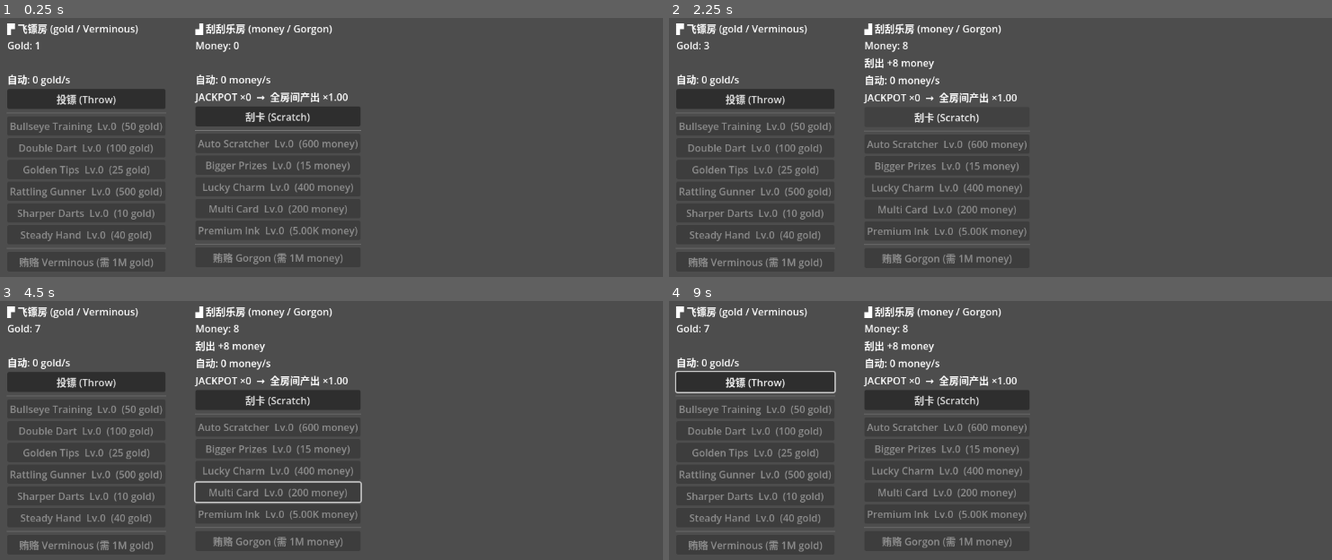
Above: before the commit, frames 1-4 (two rows, left to right).
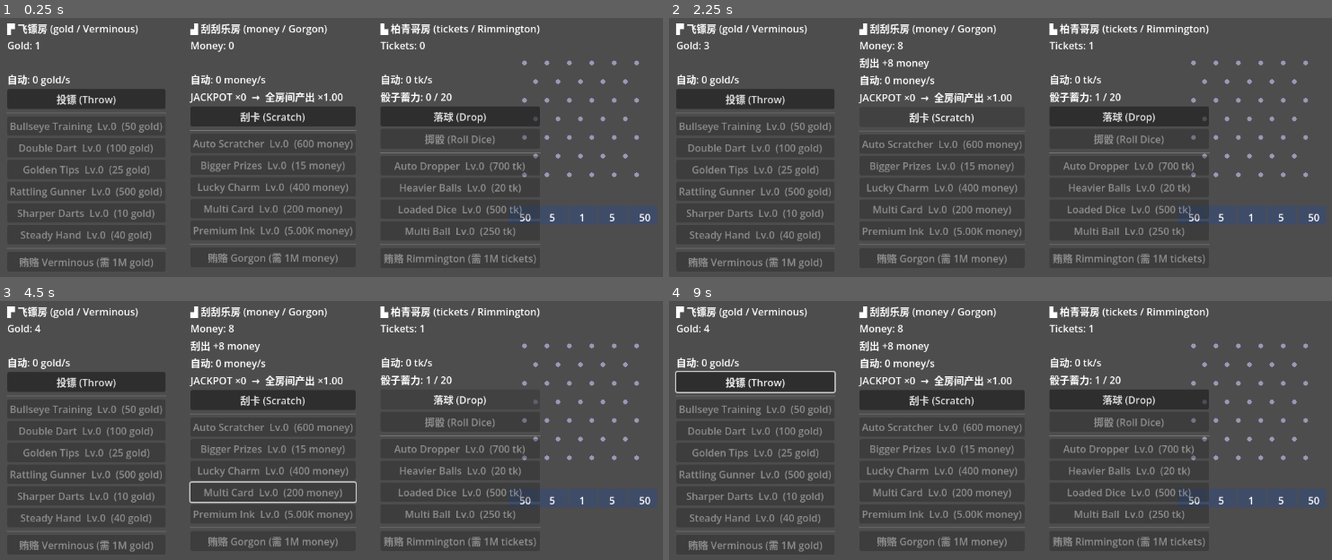
Above: after the commit, the same moments.

Repository: bearluo/godot-core-kit
Game: Godot game, scene res://examples/fortune-mill/scenes/world.tscn
Same seed, same stepped clock (60 frames per second), same inputs: the game is played once before the commit and once after it.
Inputs (mouse positions are in pixels of both pictures, inside the frame that each line leads up to):
- Up to frame 1 (0.25 s): no input
- Up to frame 2 (2.25 s): click (1126, 116) at 0.5 s, where only the run after the commit has a clickable "落球 (Drop)"; click "投镖 (Throw)" at 1.25 s; click "刮卡 (Scratch)" at 2 s
- Up to frame 3 (4.5 s): tap Enter (ui_accept) at 2.75, 3.02, 3.5, 4.25 s; move the mouse to (517, 474) at 2.77 s; hold Up 2.78-3.5 s; tap Space at 2.85 s; click (517, 474) at 2.92 s; drag from (212, 515) to (outside the picture) at 3.52 s; move the mouse to (430, 407) at 4.27 s; hold Up from 4.28 s (still down); tap F at 4.35 s
- Up to frame 4 (9 s): release Up at 5 s; drag from (outside the picture) to (808, 435) at 5.02 s; move the mouse to (1239, 554) at 5.77 s; hold A 5.78-6.5 s; tap Z at 5.85 s; drag from (808, 435) to (914, 394) at 6.52 s; tap Enter (ui_accept) at 7.25, 8.75 s; move the mouse to (1060, 495) at 7.27 s; hold Down 7.28-8 s; tap Space at 7.35 s; click (1060, 495) at 7.42 s; drag from (914, 394) to (881, 515) at 8.02 s; move the mouse to (1186, 474) at 8.77 s; hold Up from 8.78 s (still down); tap F at 8.85 s

The runs differ from the first frame. In frame 1, 9.5% of the frame differs, in the area x 28-100%, y 2-96%; in frame 2, 9.6%; in frame 3, 8.2%; in frame 4, 9.7%, in the area x 5-100%, y 2-96%.

Commit message:
feat(fortune-mill): FortuneMill 装配柏青哥 + world 三列 UI + 物理板 + FORTUNE_SMOKE 扩 P3
autoload 接 tickets 货币/pachinko 房/命令(drop_ball/pachinko_land/roll_dice/bribe_rimmington);
tick 调 pachinko.update(dt) 推进 DICE 过期;离线三房结算。world 加柏青哥列 + 骰子蓄力/DICE 指示;
真物理表现层 pachinko_board(RigidBody2D 落球 pool+程序化 SFX,仅非 smoke,_exit_tree 清池免泄漏)。
smoke 扩 P3:柏青哥落球+DICE 跨房断言(dice_boost=3.00x)+Rimmington 过关+三房离线。
test_fortune_pachinko 进 run_all(28 测 FAILS=0)。

Co-Authored-By: Claude Opus 4.8 (1M context) <noreply@anthropic.com>

Diff:
--- /dev/null
+++ b/examples/fortune-mill/scenes/pachinko_board.gd
@@ -0,0 +1,182 @@
+extends Node2D
+## 柏青哥物理表现层(juice,仅非 smoke 路径实例化)。RigidBody2D 落球从 CoreKit.pool 取,
+## 碰钉子落进底部 Area2D 槽 → 回调 FortuneMill.pachinko_land(slot)(权威入账在 model);
+## 落槽 SFX 走 CoreKit.audio。在场球数封顶 + 到底即回收。经济权威全在 PachinkoRoom,本节点只做真物理表现。
+
+const BALL_POOL := "pachinko_ball"
+const MAX_BALLS := 64
+const BOARD_W := 240.0
+const PEG_ROWS := 7
+const SLOT_COUNT := 5   ## 须与 PachinkoRoom.SLOT_VALUES 长度一致
+
+var _slots: Array = []
+var _sfx: AudioStreamWAV
+var _live: int = 0
+var _slot_top_y: float = 0.0
+
+
+func _ready() -> void:
+	position = Vector2(820, 40)
+	_sfx = _make_tick()
+	_register_ball_pool()
+	_build_pegs()
+	_build_slots()
+	_add_frame()
+
+
+## 退出时清球池,释放预热/在场球体(否则 RigidBody2D 的 RID 会在退出时报 leaked)。
+func _exit_tree() -> void:
+	if CoreKit.pool.has_pool(BALL_POOL):
+		CoreKit.pool.clear(BALL_POOL)
+
+
+## 落 count 个物理球(手动落球经真物理落槽回调 award）。
+func drop(count: int) -> void:
+	for _i in count:
+		if _live >= MAX_BALLS:
+			return
+		var ball = CoreKit.pool.acquire(BALL_POOL)
+		if ball == null:
+			return
+		if ball.get_parent() == null:
+			add_child(ball)
+		ball.freeze = true
+		ball.position = Vector2(BOARD_W * 0.5 + randf_range(-16.0, 16.0), -8.0)
+		ball.linear_velocity = Vector2.ZERO
+		ball.angular_velocity = 0.0
+		ball.set_meta("landed", false)
+		ball.freeze = false
+		_live += 1
+
+
+func _physics_process(_dt: float) -> void:
+	# 兜底:极少数卡住/漏检的球,掉出底边即按最近槽回收(避免泄漏 + 不吞收益)。
+	var floor_y := _slot_top_y + 60.0
+	for child in get_children():
+		if child is RigidBody2D and child.visible and not child.get_meta("landed", false):
+			if child.position.y > floor_y:
+				_land(child, _nearest_slot(child.position.x))
+
+
+func _on_slot_entered(body: Node, idx: int) -> void:
+	if body is RigidBody2D and not body.get_meta("landed", false):
+		_land(body, idx)
+
+
+func _land(ball, idx: int) -> void:
+	ball.set_meta("landed", true)
+	FortuneMill.pachinko_land(idx)
+	if _sfx != null:
+		CoreKit.audio.play_sfx(_sfx, -8.0, randf_range(0.9, 1.15))
+	_live = maxi(0, _live - 1)
+	CoreKit.pool.release(ball)
+
+
+func _nearest_slot(x: float) -> int:
+	return clampi(int(x / (BOARD_W / float(SLOT_COUNT))), 0, SLOT_COUNT - 1)
+
+
+# --- 构建 ---
+
+func _register_ball_pool() -> void:
+	if CoreKit.pool.has_pool(BALL_POOL):
+		return
+	var ball := RigidBody2D.new()
+	ball.gravity_scale = 1.2
+	var pm := PhysicsMaterial.new(); pm.bounce = 0.25; pm.friction = 0.4
+	ball.physics_material_override = pm
+	var shape := CircleShape2D.new(); shape.radius = 6.0
+	var col := CollisionShape2D.new(); col.shape = shape
+	ball.add_child(col)
+	var vis := Polygon2D.new(); vis.polygon = _circle_pts(6.0, 10); vis.color = Color(1.0, 0.85, 0.2)
+	ball.add_child(vis)
+	var ps := PackedScene.new()
+	ps.pack(ball)
+	ball.free()
+	CoreKit.pool.register(BALL_POOL, ps, 8, MAX_BALLS)
+
+
+func _build_pegs() -> void:
+	for row in PEG_ROWS:
+		var y := 44.0 + float(row) * 30.0
+		var x := 26.0 + (18.0 if row % 2 == 1 else 0.0)
+		while x < BOARD_W - 20.0:
+			_peg(Vector2(x, y))
+			x += 36.0
+
+
+func _peg(pos: Vector2) -> void:
+	var body := StaticBody2D.new()
+	body.position = pos
+	var shape := CircleShape2D.new(); shape.radius = 4.0
+	var col := CollisionShape2D.new(); col.shape = shape
+	body.add_child(col)
+	var vis := Polygon2D.new(); vis.polygon = _circle_pts(4.0, 8); vis.color = Color(0.6, 0.6, 0.72)
+	body.add_child(vis)
+	add_child(body)
+
+
+func _build_slots() -> void:
+	_slot_top_y = 44.0 + float(PEG_ROWS) * 30.0 + 20.0
+	var w := BOARD_W / float(SLOT_COUNT)
+	for i in SLOT_COUNT:
+		var area := Area2D.new()
+		area.position = Vector2(w * (float(i) + 0.5), _slot_top_y + 15.0)
+		var shape := RectangleShape2D.new(); shape.size = Vector2(w - 2.0, 30.0)
+		var col := CollisionShape2D.new(); col.shape = shape
+		area.add_child(col)
+		var half := w * 0.5 - 1.0
+		var vis := Polygon2D.new()
+		vis.polygon = PackedVector2Array([Vector2(-half, -15), Vector2(half, -15), Vector2(half, 15), Vector2(-half, 15)])
+		vis.color = Color(0.2, 0.3, 0.5, 0.55)
+		area.add_child(vis)
+		var lbl := Label.new()
+		lbl.text = "%d" % int(PachinkoRoom.SLOT_VALUES[i])
+		lbl.position = Vector2(-6, -8)
+		area.add_child(lbl)
+		var idx := i
+		area.body_entered.connect(func(b) -> void: _on_slot_entered(b, idx))
+		add_child(area)
+		_slots.append(area)
+
+
+## 两侧 + 底边挡墙,别让球飞出。
+func _add_frame() -> void:
+	var bottom := _slot_top_y + 34.0
+	_wall(Vector2(4, bottom * 0.5), Vector2(4, bottom))
+	_wall(Vector2(BOARD_W - 4, bottom * 0.5), Vector2(4, bottom))
+	_wall(Vector2(BOARD_W * 0.5, bottom), Vector2(BOARD_W, 4))
+
+
+func _wall(pos: Vector2, size: Vector2) -> void:
+	var body := StaticBody2D.new()
+	body.position = pos
+	var shape := RectangleShape2D.new(); shape.size = size
+	var col := CollisionShape2D.new(); col.shape = shape
+	body.add_child(col)
+	add_child(body)
+
+
+func _circle_pts(r: float, n: int) -> PackedVector2Array:
+	var pts := PackedVector2Array()
+	for i in n:
+		var a := TAU * float(i) / float(n)
+		pts.append(Vector2(cos(a), sin(a)) * r)
+	return pts
+
+
+## 程序化短 tick(落槽音效)。
+func _make_tick() -> AudioStreamWAV:
+	var w := AudioStreamWAV.new()
+	w.format = AudioStreamWAV.FORMAT_16_BITS
+	w.mix_rate = 22050
+	var n := 1400
+	var data := PackedByteArray()
+	data.resize(n * 2)
+	for i in n:
+		var t := float(i) / 22050.0
+		var env := 1.0 - float(i) / float(n)
+		var s := sin(TAU * 880.0 * t) * env * env * 0.4
+		data.encode_s16(i * 2, int(clampf(s, -1.0, 1.0) * 32767.0))
+	w.data = data
+	return w
--- a/examples/fortune-mill/scenes/world.gd
+++ b/examples/fortune-mill/scenes/world.gd
@@ -1,14 +1,16 @@
 extends Node
-## world 表现层根(飞镖房 + 刮刮乐房)+ FORTUNE_SMOKE headless 自测入口。
+## world 表现层根(飞镖 + 刮刮乐 + 柏青哥房)+ FORTUNE_SMOKE headless 自测入口。
 ## UI 只读 FortuneMill 模型 + 发命令;订阅 bus 脏标记刷新,不持有权威数值。
+## 柏青哥有真物理表现层(pachinko_board.gd,仅非 smoke 实例化);smoke 走 model 直算。
 
 const SMOKE_MAX_STEPS := 500000
+const PachinkoBoard := preload("res://examples/fortune-mill/scenes/pachinko_board.gd")
 
 # 飞镖房
 var _gold_label: Label
 var _status_label: Label
 var _bribe_button: Button
-var _dart_upgrade_buttons: Dictionary = {}   # StringName(id) -> Button
+var _dart_upgrade_buttons: Dictionary = {}
 var _rate_label: Label
 var _offline_label: Label
 # 刮刮乐房
@@ -18,6 +20,15 @@
 var _scratch_status: Label
 var _lotto_upgrade_buttons: Dictionary = {}
 var _gorgon_button: Button
+# 柏青哥房
+var _tickets_label: Label
+var _pachinko_rate_label: Label
+var _pachinko_status: Label
+var _dice_label: Label
+var _dice_button: Button
+var _pachinko_upgrade_buttons: Dictionary = {}
+var _rimmington_button: Button
+var _pachinko_board: Node2D
 
 
 func _ready() -> void:
@@ -27,24 +38,27 @@
 	_build_ui()
 	CoreKit.bus.subscribe("fortune:currency_changed", _on_dirty)
 	CoreKit.bus.subscribe("fortune:money_changed", _on_dirty)
+	CoreKit.bus.subscribe("fortune:tickets_changed", _on_dirty)
 	CoreKit.bus.subscribe("fortune:upgrade_purchased", _on_dirty)
 	CoreKit.bus.subscribe("fortune:jackpot_hit", _on_jackpot)
+	CoreKit.bus.subscribe("fortune:dice_rolled", _on_dirty)
 	CoreKit.bus.subscribe("fortune:room_cleared", _on_cleared)
 	_refresh()
 	_maybe_show_offline()
 
 
-## --- FORTUNE_SMOKE:自动玩闭环,验证飞镖 $1→100 万过关 + 刮刮乐闭环 + JACKPOT 跨房加成 + Gorgon 过关 ---
+## --- FORTUNE_SMOKE:飞镖过关 + 刮刮乐 JACKPOT 跨房 + 柏青哥 DICE 跨房 + 三守卫过关 ---
 
 func _run_smoke() -> void:
 	var fm = FortuneMill   # autoload;不用 := 以免静态类型退化为 Node
 	var steps := 0
-	# clean-room:autoload 的 _ready 可能已 load_game 载入历史存档(含通关/jackpot 态),
-	# smoke 作为回归 gate 必须从全新态起步,故双房都重置。
+	# clean-room:从全新态起步(autoload 可能已 load 历史存档)。三房都重置。
 	fm.currency.set_amount(1.0)
 	fm.money.set_amount(0.0)
-	fm.darts.from_dict({})   # 重置 levels/cleared/bullseye_unlock + 清 modifier 残留
-	fm.lotto.from_dict({})   # 重置 levels/jackpot/cleared + 清 global_mul 残留
+	fm.tickets.set_amount(0.0)
+	fm.darts.from_dict({})
+	fm.lotto.from_dict({})
+	fm.pachinko.from_dict({})
 	CoreKit.saves.delete_slot(fm.SAVE_SLOT)
 
 	# --- P0:飞镖房手动爬到 1M 贿赂 Verminous ---
@@ -55,7 +69,7 @@
 		steps += 1
 	var ok: bool = fm.can_bribe() and fm.bribe_guard()
 
-	# --- P1:飞镖自动产出 + 离线结算(过关后 gold 充裕,可买自动投) ---
+	# --- P1:飞镖自动产出 + 离线结算 ---
 	fm.buy_dart_upgrade(&"rattling_gunner")
 	var rate: float = fm.darts.auto_gold_rate()
 	var before_auto: float = fm.currency.get_amount()
@@ -67,49 +81,67 @@
 	var p1_earn: float = float((rep.get("darts", {}) as Dictionary).get("earned", 0.0))
 	var offline_ok: bool = p1_earn > 0.0 and fm.currency.get_amount() > g_before
 
-	# --- P2:刮刮乐闭环 + JACKPOT 跨房协同 + Gorgon 过关 ---
+	# --- P2:刮刮乐 JACKPOT 跨房 + Gorgon 过关 ---
 	fm.lotto.seed_rng(4242)
-	var darts_rate_pre: float = fm.darts.auto_gold_rate()   # jackpot 前飞镖率(global_mul=1)
+	var darts_rate_pre: float = fm.darts.auto_gold_rate()
 	var lsteps := 0
 	while fm.lotto.jackpot_count() < 1 and lsteps < SMOKE_MAX_STEPS:
 		fm.do_scratch()
 		lsteps += 1
 	var jackpots: int = fm.lotto.jackpot_count()
-	var darts_rate_post: float = fm.darts.auto_gold_rate()  # jackpot 后被 global_mul 放大
+	var darts_rate_post: float = fm.darts.auto_gold_rate()
 	var crossroom_ok: bool = jackpots >= 1 and darts_rate_post > darts_rate_pre
-	# 买自动刮 + 时移攒够 1M money 贿赂 Gorgon
 	fm.money.add(1000.0)
 	fm.buy_lotto_upgrade(&"auto_scratcher")
 	var skip := 0
 	while not fm.can_bribe_gorgon() and skip < 200000:
-		fm.tick(3600.0)   # 每步模拟 1h 自动产出
+		fm.tick(3600.0)
 		skip += 1
 	var gorgon_ok: bool = fm.can_bribe_gorgon() and fm.bribe_gorgon() and fm.lotto.is_cleared()
-	# 双房离线结算(5 货币独立,各房各结)
-	var t2: float = Time.get_unix_time_from_system()
-	var rep2: Dictionary = fm.settle_offline(t2 - 3600.0, t2)
-	var off2_g: float = float((rep2.get("darts", {}) as Dictionary).get("earned", 0.0))
-	var off2_m: float = float((rep2.get("lotto", {}) as Dictionary).get("earned", 0.0))
-	var offline2_ok: bool = off2_g > 0.0 and off2_m > 0.0
-
-	var gold_str := Currency.format(fm.currency.get_amount())
+
+	# --- P3:柏青哥落球 + DICE 跨房 + Rimmington 过关 ---
+	fm.pachinko.seed_rng(555)
+	var pach_drop: Dictionary = fm.drop_ball()
+	var pach_drop_ok: bool = float(pach_drop.get("tickets", 0.0)) > 0.0
+	var darts_pre_dice: float = fm.darts.auto_gold_rate()
+	var dg := 0
+	while not fm.can_roll_dice() and dg < 200000:
+		fm.drop_ball()
+		dg += 1
+	var dice_rolled: bool = fm.roll_dice()
+	var darts_post_dice: float = fm.darts.auto_gold_rate()
+	var dice_cross_ok: bool = dice_rolled and darts_post_dice > darts_pre_dice
+	fm.tickets.add(1000.0)
+	fm.buy_pachinko_upgrade(&"auto_dropper")
+	var pskip := 0
+	while not fm.can_bribe_rimmington() and pskip < 200000:
+		fm.tick(3600.0)   # tick 内 pachinko.update(dt) 会让 DICE 过期(符合预期)
+		pskip += 1
+	var rimmington_ok: bool = fm.can_bribe_rimmington() and fm.bribe_rimmington() and fm.pachinko.is_cleared()
+	var t3: float = Time.get_unix_time_from_system()
+	var rep3: Dictionary = fm.settle_offline(t3 - 3600.0, t3)
+	var off3_ok: bool = float((rep3.get("pachinko", {}) as Dictionary).get("earned", 0.0)) > 0.0
+
+	var dice_boost := (darts_post_dice / darts_pre_dice) if darts_pre_dice > 0.0 else 0.0
 	var boost := (darts_rate_post / darts_rate_pre) if darts_rate_pre > 0.0 else 0.0
-	CoreKit.saves.delete_slot(fm.SAVE_SLOT)   # smoke 自清理,不留存档污染后续运行
-	if ok and auto_ok and offline_ok and crossroom_ok and gorgon_ok and offline2_ok:
-		print("[Fortune][SMOKE] PASS gold=%s steps=%d auto_rate=%.2f offline_earn=%.0f jackpots=%d darts_boost=%.2fx gorgon=%s money=%s" % [gold_str, steps, rate, p1_earn, jackpots, boost, fm.lotto.is_cleared(), Currency.format(fm.money.get_amount())])
+	CoreKit.saves.delete_slot(fm.SAVE_SLOT)
+	var p012 := ok and auto_ok and offline_ok and crossroom_ok and gorgon_ok
+	var p3 := pach_drop_ok and dice_cross_ok and rimmington_ok and off3_ok
+	if p012 and p3:
+		print("[Fortune][SMOKE] PASS steps=%d jackpots=%d darts_boost=%.2fx gorgon=%s dice=%s dice_boost=%.2fx rimmington=%s tickets=%s" % [steps, jackpots, boost, fm.lotto.is_cleared(), dice_rolled, dice_boost, fm.pachinko.is_cleared(), Currency.format(fm.tickets.get_amount())])
 		get_tree().quit(0)
 	else:
-		print("[Fortune][SMOKE] FAIL ok=%s auto=%s offline=%s crossroom=%s(pre=%.2f post=%.2f) gorgon=%s offline2=%s" % [ok, auto_ok, offline_ok, crossroom_ok, darts_rate_pre, darts_rate_post, gorgon_ok, offline2_ok])
+		print("[Fortune][SMOKE] FAIL p0=%s auto=%s offline=%s cross=%s gorgon=%s | drop=%s dice_cross=%s(%.2f→%.2f) rimmington=%s off3=%s" % [ok, auto_ok, offline_ok, crossroom_ok, gorgon_ok, pach_drop_ok, dice_cross_ok, darts_pre_dice, darts_post_dice, rimmington_ok, off3_ok])
 		get_tree().quit(1)
 
 
-## 每轮把每条买得起的飞镖升级各买一级(均衡成长,推动数值爬升)。
+## 每轮把每条买得起的飞镖升级各买一级。
 func _smoke_buy_round(fm) -> void:
 	for id in fm.registry.ids(&"dart_upgrade", true):
 		fm.buy_dart_upgrade(id)
 
 
-## --- 可玩 UI(代码构建,P0/P2 无美术;两列:飞镖房 | 刮刮乐房) ---
+## --- 可玩 UI(代码构建;三列:飞镖 | 刮刮乐 | 柏青哥 + 右侧物理板) ---
 
 func _build_ui() -> void:
 	var layer := CanvasLayer.new()
@@ -117,7 +149,7 @@
 	var cols := HBoxContainer.new()
 	cols.set_anchors_and_offsets_preset(Control.PRESET_TOP_LEFT)
 	cols.position = Vector2(16, 16)
-	cols.add_theme_constant_override("separation", 48)
+	cols.add_theme_constant_override("separation", 40)
 	layer.add_child(cols)
 
 	# 飞镖房列
@@ -165,6 +197,35 @@
 	_gorgon_button.pressed.connect(func() -> void: FortuneMill.bribe_gorgon())
 	lcol.add_child(_gorgon_button)
 
+	# 柏青哥房列
+	var pcol := VBoxContainer.new()
+	cols.add_child(pcol)
+	_add_title(pcol, "▙ 柏青哥房 (tickets / Rimmington)")
+	_tickets_label = Label.new(); pcol.add_child(_tickets_label)
+	_pachinko_status = Label.new(); pcol.add_child(_pachinko_status)
+	_pachinko_rate_label = Label.new(); pcol.add_child(_pachinko_rate_label)
+	_dice_label = Label.new(); pcol.add_child(_dice_label)
+	var drop_btn := Button.new(); drop_btn.text = "落球 (Drop)"
+	drop_btn.pressed.connect(_on_drop_pressed)
+	pcol.add_child(drop_btn)
+	_dice_button = Button.new(); _dice_button.text = "掷骰 (Roll Dice)"
+	_dice_button.pressed.connect(func() -> void: FortuneMill.roll_dice())
+	pcol.add_child(_dice_button)
+	pcol.add_child(HSeparator.new())
+	for id in FortuneMill.registry.ids(&"pachinko_upgrade", true):
+		var btn := Button.new()
+		btn.pressed.connect(func() -> void: FortuneMill.buy_pachinko_upgrade(id))
+		pcol.add_child(btn)
+		_pachinko_upgrade_buttons[id] = btn
+	pcol.add_child(HSeparator.new())
+	_rimmington_button = Button.new(); _rimmington_button.text = "贿赂 Rimmington (需 1M tickets)"
+	_rimmington_button.pressed.connect(func() -> void: FortuneMill.bribe_rimmington())
+	pcol.add_child(_rimmington_button)
+
+	# 柏青哥物理板(真 RigidBody2D 落球;juice)
+	_pachinko_board = PachinkoBoard.new()
+	add_child(_pachinko_board)
+
 
 func _add_title(col: VBoxContainer, text: String) -> void:
 	var l := Label.new()
@@ -183,6 +244,15 @@
 		_scratch_status.text = "刮出 +%s money" % earned
 
 
+## 落球:走物理板(真物理落槽回调 pachinko_land);多球数取自 modifier。
+func _on_drop_pressed() -> void:
+	var balls := maxi(1, int(FortuneMill.modifiers.value_for(&"balls_per_drop", 1.0)))
+	if _pachinko_board != null:
+		_pachinko_board.drop(balls)
+	else:
+		FortuneMill.drop_ball()
+
+
 func _on_dirty(_payload) -> void:
 	_refresh()
 
@@ -192,12 +262,16 @@
 
 
 func _on_cleared(room) -> void:
-	if str(room) == "lotto":
-		if _scratch_status != null:
-			_scratch_status.text = "★ 已贿赂 Gorgon,刮刮乐房通关! ★"
-	else:
-		if _status_label != null:
-			_status_label.text = "★ 已贿赂 Verminous,飞镖房通关! ★"
+	match str(room):
+		"lotto":
+			if _scratch_status != null:
+				_scratch_status.text = "★ 已贿赂 Gorgon,刮刮乐房通关! ★"
+		"pachinko":
+			if _pachinko_status != null:
+				_pachinko_status.text = "★ 已贿赂 Rimmington,柏青哥房通关! ★"
+		_:
+			if _status_label != null:
+				_status_label.text = "★ 已贿赂 Verminous,飞镖房通关! ★"
 
 
 func _refresh() -> void:
@@ -227,22 +301,43 @@
 		lbtn.text = "%s  Lv.%d  (%s money)" % [ldef.title, llvl, Currency.format(lcost)]
 		lbtn.disabled = not FortuneMill.money.can_afford(lcost)
 	_gorgon_button.disabled = not FortuneMill.can_bribe_gorgon()
-
-
-## 从模型拉取最近离线结算(per-room),任一房 earned>0 才显示回归横幅(不靠事件,避免错过首帧)。
+	# 柏青哥房
+	_tickets_label.text = "Tickets: %s" % Currency.format(FortuneMill.tickets.get_amount())
+	_pachinko_rate_label.text = "自动: %s tk/s" % Currency.format(FortuneMill.pachinko.auto_ticket_rate())
+	var dm := FortuneMill.pachinko.dice_meter()
+	var dt := FortuneMill.pachinko.dice_threshold()
+	if FortuneMill.pachinko.dice_active():
+		_dice_label.text = "🎲 DICE 生效!全房 ×%.1f (剩 %.0fs)" % [PachinkoRoom.DICE_MUL, FortuneMill.pachinko.dice_seconds_left()]
+	else:
+		_dice_label.text = "骰子蓄力: %.0f / %.0f" % [dm, dt]
+	_dice_button.disabled = not FortuneMill.can_roll_dice()
+	for id in _pachinko_upgrade_buttons:
+		var pdef = FortuneMill.registry.get_def(&"pachinko_upgrade", id)
+		var plvl := FortuneMill.pachinko.level_of(id)
+		var pcost := FortuneMill.pachinko.cost_of(id)
+		var pbtn: Button = _pachinko_upgrade_buttons[id]
+		pbtn.text = "%s  Lv.%d  (%s tk)" % [pdef.title, plvl, Currency.format(pcost)]
+		pbtn.disabled = not FortuneMill.tickets.can_afford(pcost)
+	_rimmington_button.disabled = not FortuneMill.can_bribe_rimmington()
+
+
+## 从模型拉取最近离线结算(per-room),任一房 earned>0 才显示回归横幅。
 func _maybe_show_offline() -> void:
 	if _offline_label == null:
 		return
 	var rep: Dictionary = FortuneMill.offline_report
 	if rep.is_empty():
 		return
+	var parts: Array = []
 	var g := float((rep.get("darts", {}) as Dictionary).get("earned", 0.0))
 	var m := float((rep.get("lotto", {}) as Dictionary).get("earned", 0.0))
-	var parts: Array = []
+	var tk := float((rep.get("pachinko", {}) as Dictionary).get("earned", 0.0))
 	if g > 0.0:
 		parts.append("飞镖 %s gold" % Currency.format(g))
 	if m > 0.0:
 		parts.append("刮刮乐 %s money" % Currency.format(m))
+	if tk > 0.0:
+		parts.append("柏青哥 %s tk" % Currency.format(tk))
 	if parts.is_empty():
 		return
 	var mins := int(float((rep.get("darts", {}) as Dictionary).get("elapsed", 0.0)) / 60.0)
--- a/examples/fortune-mill/systems/fortune_state.gd
+++ b/examples/fortune-mill/systems/fortune_state.gd
@@ -6,16 +6,19 @@
 const SAVE_SLOT := "fortune"
 const UPGRADES_DIR := "res://examples/fortune-mill/data/dart_upgrades"
 const LOTTO_DIR := "res://examples/fortune-mill/data/lotto_cards"
+const PACHINKO_DIR := "res://examples/fortune-mill/data/pachinko_balls"
 const OFFLINE_CAP_SECONDS := 28800.0   # 封顶 8 小时(spec §5.7)
 const TICK_EVERY_N := 15               # ~4Hz @60fps 的自动产出结算
 const AUTOSAVE_EVERY_N := 300          # ~5s @60fps 的周期自动存
 
 var currency: Currency    # gold(飞镖房)
 var money: Currency       # money(刮刮乐房);5 货币互相独立不可兑换
+var tickets: Currency     # tickets(柏青哥房)
 var modifiers: KitModifiers   # 全房间共享:跨房协同的唯一求值点(global_mul 等)
 var registry: KitDataRegistry
 var darts: DartsRoom
 var lotto: LottoRoom
+var pachinko: PachinkoRoom
 
 ## 最近一次离线结算数据包(空=无);UI 首帧拉取展示回归横幅。
 var offline_report: Dictionary = {}
@@ -28,18 +31,21 @@
 func _ready() -> void:
 	currency = Currency.new(1.0)          # 开局 $1 gold(spec §5.1)
 	money = Currency.new(0.0)             # 刮刮乐房从 0 money 起步(免费刮卡)
+	tickets = Currency.new(0.0)           # 柏青哥房从 0 tickets 起步(免费落球)
 	modifiers = KitModifiers.new()
 	registry = KitDataRegistry.new()
 	var n := registry.load_dir(&"dart_upgrade", UPGRADES_DIR)
 	var nl := registry.load_dir(&"lotto_upgrade", LOTTO_DIR)
+	var np := registry.load_dir(&"pachinko_upgrade", PACHINKO_DIR)
 	darts = DartsRoom.new(currency, modifiers, registry)
-	lotto = LottoRoom.new(money, modifiers, registry)   # 共享 modifiers → 跨房协同
+	lotto = LottoRoom.new(money, modifiers, registry)       # 共享 modifiers → 跨房协同
+	pachinko = PachinkoRoom.new(tickets, modifiers, registry)
 	if CoreKit.saves.has_slot(SAVE_SLOT):
 		load_game()                       # 内部做离线结算
 	_last_tick_ms = Time.get_ticks_msec()
 	_tick_handle = CoreKit.ticker.every_n(_on_tick, TICK_EVERY_N)
 	_autosave_handle = CoreKit.ticker.every_n(save_game, AUTOSAVE_EVERY_N)
-	CoreKit.log.info("[Fortune] ready: %d dart + %d lotto upgrades, gold=%s money=%s" % [n, nl, Currency.format(currency.get_amount()), Currency.format(money.get_amount())])
+	CoreKit.log.info("[Fortune] ready: %d dart + %d lotto + %d pachinko upgrades" % [n, nl, np])
 
 
 ## --- ticker 驱动的自动产出(降频 tick,真实 dt 自算) ---
@@ -59,6 +65,10 @@
 	var m := lotto.produce(dt)
 	if m > 0.0:
 		CoreKit.bus.publish("fortune:money_changed", money.get_amount())
+	pachinko.update(dt)   # DICE 倒计时(无产出也要推进过期)
+	var t := pachinko.produce(dt)
+	if t > 0.0:
+		CoreKit.bus.publish("fortune:tickets_changed", tickets.get_amount())
 
 
 ## --- 命令(表现层唯一入口) ---
@@ -121,20 +131,73 @@
 	return lotto.can_bribe()
 
 
+## --- 柏青哥房命令 ---
+
+func drop_ball() -> Dictionary:
+	var r := pachinko.drop_ball()
+	CoreKit.bus.publish("fortune:tickets_changed", tickets.get_amount())
+	return r
+
+
+## 物理球落进槽 slot 的回调(手动落球走真物理表现层时用;走权威 award_slot 入账)。
+func pachinko_land(slot: int) -> float:
+	var t := pachinko.award_slot(slot)
+	CoreKit.bus.publish("fortune:tickets_changed", tickets.get_amount())
+	return t
+
+
+func roll_dice() -> bool:
+	if pachinko.roll_dice():
+		CoreKit.bus.publish("fortune:dice_rolled", pachinko.dice_seconds_left())
+		# DICE 抬 global_mul → 各房显示产率都变,刷全 HUD
+		CoreKit.bus.publish("fortune:currency_changed", currency.get_amount())
+		CoreKit.bus.publish("fortune:money_changed", money.get_amount())
+		return true
+	return false
+
+
+func can_roll_dice() -> bool:
+	return pachinko.dice_ready()
+
+
+func buy_pachinko_upgrade(id: StringName) -> bool:
+	if pachinko.buy_upgrade(id):
+		CoreKit.bus.publish("fortune:upgrade_purchased", String(id))
+		CoreKit.bus.publish("fortune:tickets_changed", tickets.get_amount())
+		return true
+	return false
+
+
+func bribe_rimmington() -> bool:
+	if pachinko.bribe():
+		CoreKit.bus.publish("fortune:room_cleared", "pachinko")
+		save_game()
+		return true
+	return false
+
+
+func can_bribe_rimmington() -> bool:
+	return pachinko.can_bribe()
+
+
 ## --- 离线结算(load 时按墙钟差补各房收益;可注入 now 供 smoke 确定性验证) ---
 ## 5 货币独立 → 每房各用自身产率单独结算。返回 per-room 数据包。
 
 func settle_offline(last_seen: float, now: float) -> Dictionary:
 	var rep_g := KitOffline.settle(last_seen, now, darts.auto_gold_rate(), OFFLINE_CAP_SECONDS)
 	var rep_m := KitOffline.settle(last_seen, now, lotto.auto_money_rate(), OFFLINE_CAP_SECONDS)
-	offline_report = {"darts": rep_g, "lotto": rep_m}
+	var rep_t := KitOffline.settle(last_seen, now, pachinko.auto_ticket_rate(), OFFLINE_CAP_SECONDS)
+	offline_report = {"darts": rep_g, "lotto": rep_m, "pachinko": rep_t}
 	if rep_g.earned > 0.0:
 		currency.add(rep_g.earned)
 		CoreKit.bus.publish("fortune:currency_changed", currency.get_amount())
 	if rep_m.earned > 0.0:
 		money.add(rep_m.earned)
 		CoreKit.bus.publish("fortune:money_changed", money.get_amount())
-	if rep_g.earned > 0.0 or rep_m.earned > 0.0:
+	if rep_t.earned > 0.0:
+		tickets.add(rep_t.earned)
+		CoreKit.bus.publish("fortune:tickets_changed", tickets.get_amount())
+	if rep_g.earned > 0.0 or rep_m.earned > 0.0 or rep_t.earned > 0.0:
 		CoreKit.bus.publish("fortune:offline_settled", offline_report)
 	return offline_report
 
@@ -145,8 +208,10 @@
 	return {
 		"currency": currency.get_amount(),
 		"money": money.get_amount(),
+		"tickets": tickets.get_amount(),
 		"darts": darts.to_dict(),
 		"lotto": lotto.to_dict(),
+		"pachinko": pachinko.to_dict(),
 		"last_seen": Time.get_unix_time_from_system(),
 	}
 
@@ -154,8 +219,10 @@
 func from_dict(d: Dictionary) -> void:
 	currency.set_amount(float(d.get("currency", 1.0)))
 	money.set_amount(float(d.get("money", 0.0)))
+	tickets.set_amount(float(d.get("tickets", 0.0)))
 	darts.from_dict(d.get("darts", {}))
 	lotto.from_dict(d.get("lotto", {}))
+	pachinko.from_dict(d.get("pachinko", {}))
 
 
 func save_game() -> void:
Not shown, added: examples/fortune-mill/scenes/pachinko_board.gd.uid
Not shown, changed: examples/fortune-mill/docs/README.md
Not shown, changed: test/run_all.ps1
